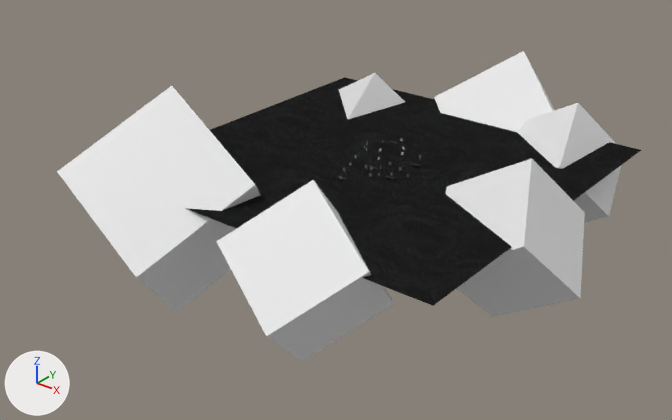
An edit to the Blender file blender/room3.blend, drawn before and after from the same camera.
One viewpoint serves both versions: a camera (50 mm lens) standing at (280.0, -314.0, 170.0) and looking at (26.0, 4.0, -27.0). Lighting does not change. The marker at lower left points along +X, +Y and +Z.
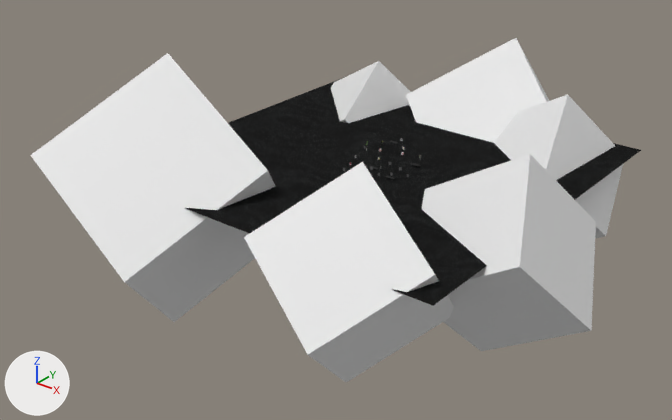
Location of each change, (x1, y1, x2, y2) in pixels of the pictures (672 x 420 px):
```json
{"object": "Cube.046", "change": "moved, rescaled", "before": [57, 86, 261, 312], "after": [31, 53, 276, 322], "on screen": "20% wider, 19% taller"}
{"object": "Cube.045", "change": "moved, rescaled", "before": [216, 180, 395, 361], "after": [244, 162, 454, 382], "on screen": "17% wider, 21% taller"}
{"object": "Cube.044", "change": "moved, rescaled", "before": [446, 159, 585, 317], "after": [422, 154, 596, 351], "on screen": "25% wider, 25% taller"}
{"object": "Cube.042", "change": "moved, rescaled", "before": [434, 51, 555, 132], "after": [406, 38, 549, 143], "on screen": "18% wider, 29% taller"}
{"object": "Cube.043", "change": "moved, rescaled", "before": [517, 103, 621, 222], "after": [494, 95, 623, 238], "on screen": "24% wider, 20% taller"}
{"object": "Cube.041", "change": "moved, rescaled", "before": [339, 73, 405, 119], "after": [331, 61, 411, 123]}
{"object": "Plane.033", "change": "unchanged, covered by the edit", "before": [346, 200, 512, 306], "after": [389, 200, 487, 306]}
```

Edits to the scene script, one JSON object a line:
```json
{"op": "set", "path": "ob_cube_041.location", "old": "(-10.1, 74.5, -13.0)", "new": "(-9.9, 75.7, -13.0)"}
{"op": "set", "path": "ob_cube_041.scale", "old": "(17.8, 17.8, 17.8)", "new": "(21.5, 21.5, 21.5)"}
{"op": "set", "path": "ob_cube_042.location", "old": "(59.6, 111.8, -13.0)", "new": "(59.9, 99.6, -13.0)"}
{"op": "set", "path": "ob_cube_042.scale", "old": "(26.4, 26.4, 26.4)", "new": "(31.9, 31.9, 31.9)"}
{"op": "set", "path": "ob_cube_043.location", "old": "(101.4, 86.7, -13.0)", "new": "(100.3, 73.7, -13.0)"}
{"op": "set", "path": "ob_cube_043.scale", "old": "(20.0, 20.0, 20.0)", "new": "(24.2, 24.2, 24.2)"}
{"op": "set", "path": "ob_cube_044.location", "old": "(120.4, 4.3, -13.0)", "new": "(125.3, -10.1, -13.0)"}
{"op": "set", "path": "ob_cube_044.scale", "old": "(21.3, 21.3, 21.3)", "new": "(25.8, 25.8, 25.8)"}
{"op": "set", "path": "ob_cube_045.location", "old": "(71.3, -70.5, -13.0)", "new": "(87.0, -60.8, -13.0)"}
{"op": "set", "path": "ob_cube_045.scale", "old": "(22.1, 22.1, 22.1)", "new": "(26.7, 26.7, 26.7)"}
{"op": "set", "path": "ob_cube_046.location", "old": "(-18.2, -59.0, -13.0)", "new": "(-27.1, -52.9, -13.0)"}
{"op": "set", "path": "ob_cube_046.scale", "old": "(31.1, 31.1, 31.1)", "new": "(37.6, 37.6, 37.6)"}
```
